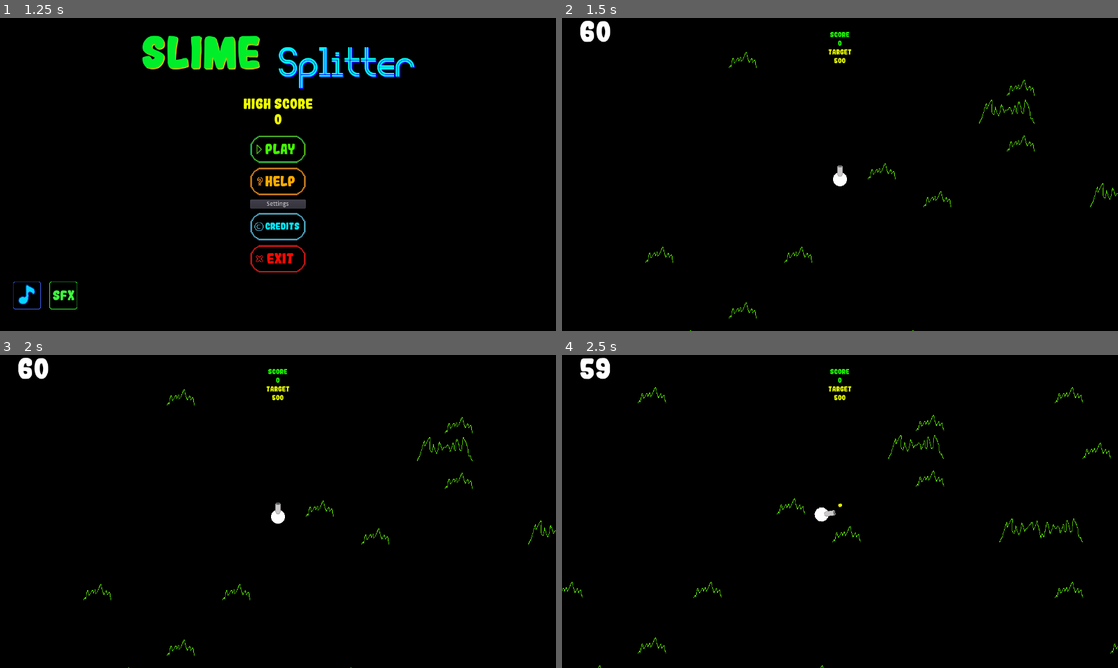
Above: before the commit, frames 1-4 (two rows, left to right).
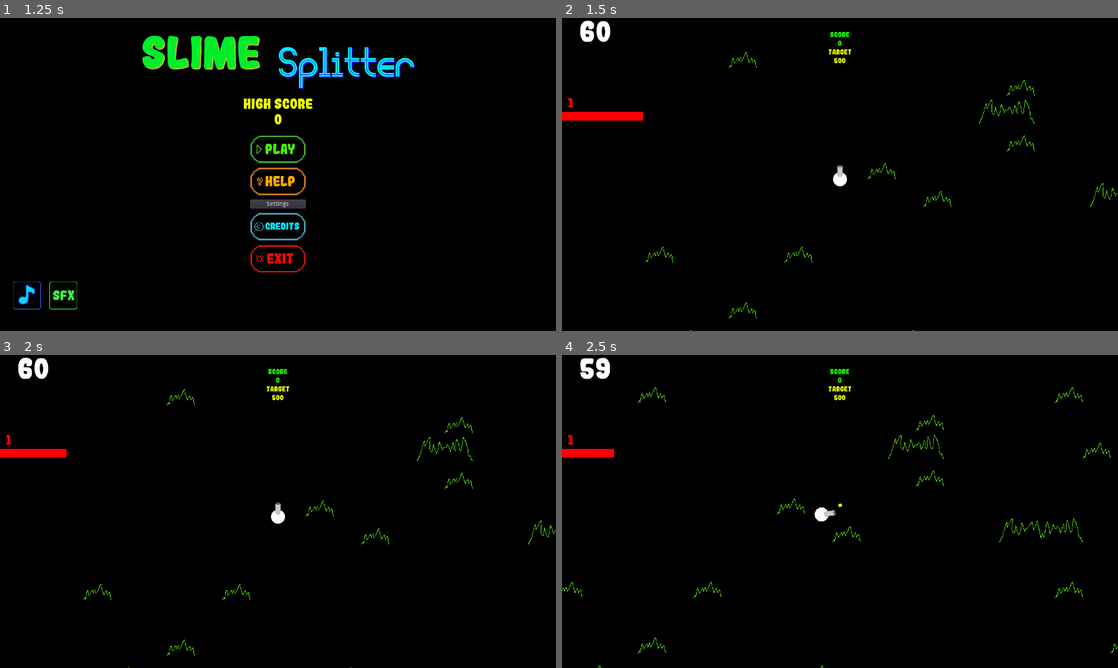
Above: after the commit, the same moments.

Repository: Insta-x/slime-splitter-game
Game: Godot game, scene res://Menu/Menu.tscn
The game is run twice, just before and just after one commit, with the same random seed, the same clock (stepped at 60 frames per second) and the same inputs.
Inputs (mouse positions are in pixels of both pictures, inside the frame that each line leads up to):
- Up to frame 1 (1.25 s): click "Play" at 0.5 s
- Up to frame 2 (1.5 s): click "Play" at 1.25 s
- Up to frame 3 (2 s): no input
- Up to frame 4 (2.5 s): tap Enter at 2 s; move the mouse to (962, 495) at 2.02 s; hold D (move_right) from 2.03 s (still down); hold Space (dash) from 2.03 s (still down); click (962, 495) at 2.17 s

Frame 1 is identical in both runs. In frame 2, 0.4% of the frame differs, in the area x 0-15%, y 25-33%; in frame 3, 0.4%; in frame 4, 0.3%.

Commit message:
Initial Kill Streak implementation. Silahkan ditest :)

Diff:
--- a/GameMode/Game.gd
+++ b/GameMode/Game.gd
@@ -9,6 +9,8 @@
 
 var score := 0 setget set_score
 var target_score := 500 setget set_target_score
+var kill_streak := 1 setget set_kill_streak
+var streak_progress := 3.0 setget set_streak_progress
 var avg_size := 1
 
 var game_done := false
@@ -18,6 +20,7 @@
 
 
 func _ready() -> void:
+	Global.game = self
 	randomize()
 	$Camera2D.player = player
 	player.connect("get_loot", self, "add_score")
@@ -26,6 +29,7 @@
 
 
 func _process(delta: float) -> void:
+	self.streak_progress -= delta * int(not get_tree().paused)
 	self.time -= delta * int(not get_tree().paused)
 
 
@@ -75,7 +79,7 @@
 
 
 func add_score(size : int) -> void:
-	self.score += 1 << (size - 1)
+	self.score += (1 << (size - 1)) * kill_streak
 
 
 func _on_SpawnTimer_timeout() -> void:
@@ -108,6 +112,20 @@
 	$HUD/TargetLabel.text = "Target\n" + str(target_score)
 
 
+func set_kill_streak(value : int) -> void:
+	if value > kill_streak:
+		streak_progress = 3.0
+	kill_streak = clamp(value, 1, 10)
+	$HUD/StreakLabel.text = str(kill_streak)
+
+
+func set_streak_progress(value : float) -> void:
+	if value <= 0:
+		self.kill_streak = 1
+	streak_progress = clamp(value, 0, 3)
+	$HUD/StreakProgress.value = value
+
+
 func set_time(value : float) -> void:
 	time = value
 	if time <= 0.0 and not game_done:
--- a/GameMode/Game.tscn
+++ b/GameMode/Game.tscn
@@ -6,6 +6,7 @@
 [ext_resource path="res://Assets/Fonts/gomarice_gogono_cocoa_mochi.ttf" type="DynamicFontData" id=4]
 [ext_resource path="res://Assets/Audios/GameMusic.ogg" type="AudioStream" id=5]
 [ext_resource path="res://Assets/Audios/Died_sfx.wav" type="AudioStream" id=6]
+[ext_resource path="res://Assets/Art/mockup-kill-streak-progress.png" type="Texture" id=7]
 
 [sub_resource type="DynamicFont" id=1]
 size = 64
@@ -16,6 +17,10 @@
 font_data = ExtResource( 4 )
 
 [sub_resource type="DynamicFont" id=3]
+font_data = ExtResource( 4 )
+
+[sub_resource type="DynamicFont" id=6]
+size = 30
 font_data = ExtResource( 4 )
 
 [sub_resource type="DynamicFont" id=4]
@@ -77,6 +82,30 @@
 "_edit_use_anchors_": false
 }
 
+[node name="StreakLabel" type="Label" parent="HUD"]
+anchor_top = 0.25
+anchor_bottom = 0.25
+margin_right = 40.0
+margin_bottom = 14.0
+custom_fonts/font = SubResource( 6 )
+custom_colors/font_color = Color( 1, 0, 0, 1 )
+text = "1"
+align = 1
+valign = 1
+__meta__ = {
+"_edit_use_anchors_": false
+}
+
+[node name="StreakProgress" type="TextureProgress" parent="HUD"]
+anchor_top = 0.3
+anchor_bottom = 0.3
+max_value = 3.0
+step = 0.1
+texture_progress = ExtResource( 7 )
+__meta__ = {
+"_edit_use_anchors_": false
+}
+
 [node name="CenterContainer" type="CenterContainer" parent="HUD"]
 anchor_right = 1.0
 anchor_bottom = 1.0
--- a/Objects/Slimes/Slime.gd
+++ b/Objects/Slimes/Slime.gd
@@ -53,6 +53,7 @@
 
 
 func die() -> void:
+	Global.game.kill_streak += 1
 	Global.world.slime_count -= 1
 	var loot = slime_loot.instance()
 	loot.size = size
--- a/Singletons/GLOBAL.gd
+++ b/Singletons/GLOBAL.gd
@@ -1,5 +1,6 @@
 extends Node
 
 
+var game : Game
 var player : Player
 var world : GameWorld
Binary file added: Assets/Art/mockup-kill-streak-progress.png
Not shown, added: Assets/Art/mockup-kill-streak-progress.png.import
Not shown: 1 places in GameMode/Game.tscn that only renumber resources
